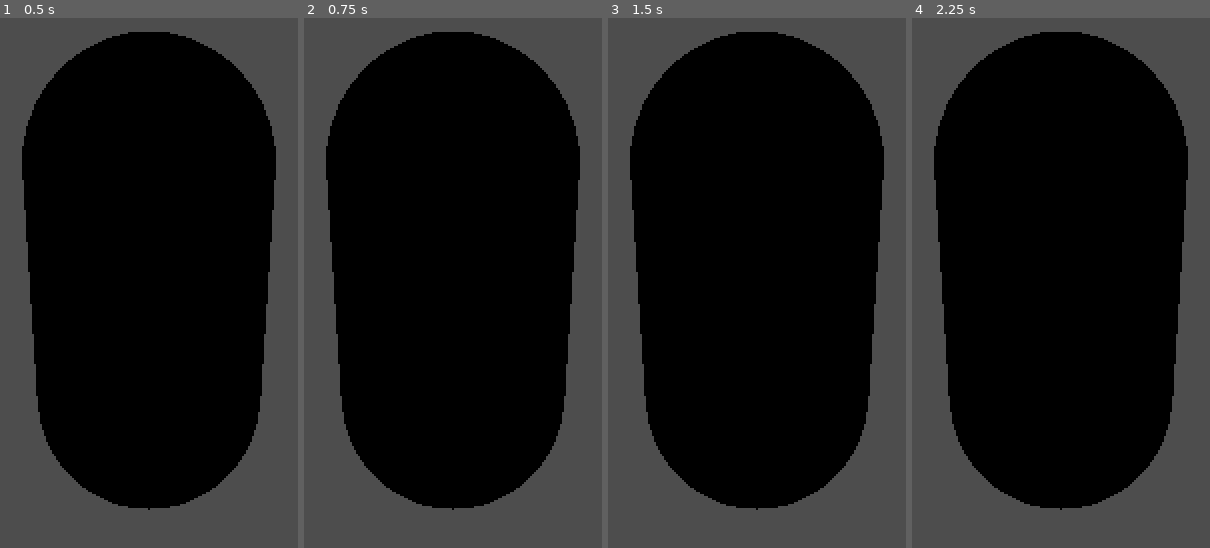
Above: before the commit, frames 1-4 (left to right).
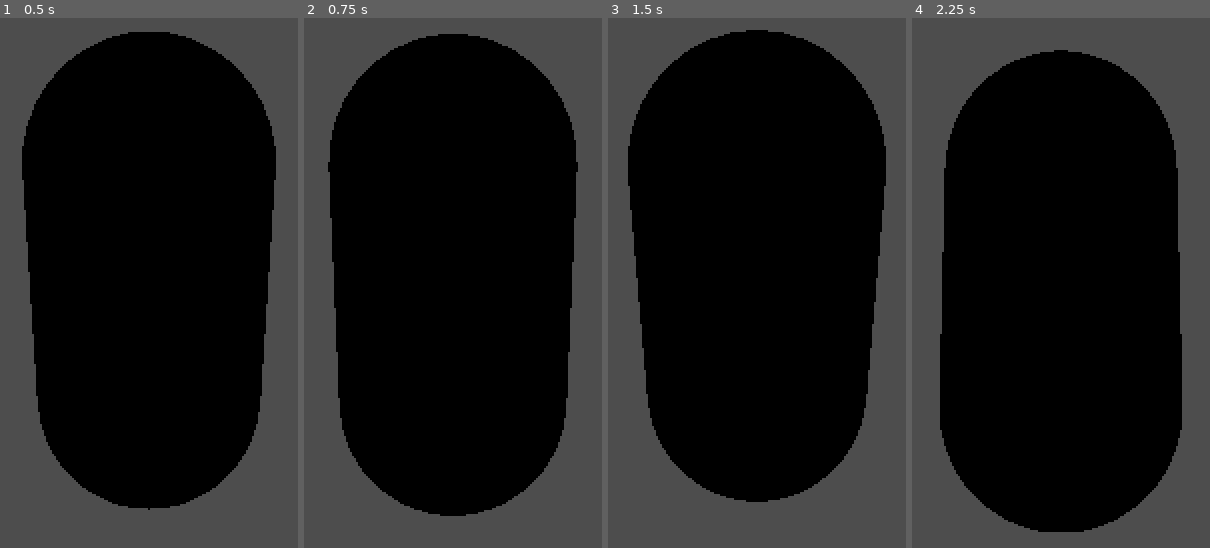
Above: after the commit, the same moments.

Repository: SuperTNT-Code/GalcatiForge
Game: Godot game, scene res://actors/player/player.tscn
The game is run twice, just before and just after one commit, with the same random seed, the same clock (stepped at 60 frames per second) and the same inputs. Before the commit the project has no main scene; this scene is started directly in both runs.
Inputs (mouse positions are in pixels of both pictures, inside the frame that each line leads up to):
- Up to frame 1 (0.5 s): no input
- Up to frame 2 (0.75 s): tap Enter at 0.5 s; move the mouse to (outside the picture) at 0.52 s; hold D (move_right) from 0.53 s (still down); tap Space (jump) at 0.6 s
- Up to frame 3 (1.5 s): tap Space (jump) at 0.77, 1.07, 1.25, 1.35 s; move the mouse to (outside the picture) at 1.27 s; release D (move_right) at 1.28 s; hold S (move_back) from 1.28 s (still down)
- Up to frame 4 (2.25 s): tap Space (jump) at 1.52, 1.82, 2.1 s; tap Enter at 2 s; move the mouse to (outside the picture) at 2.02 s; release S (move_back) at 2.03 s; hold D (move_right) from 2.03 s (still down)

Frame 1 is identical in both runs. In frame 2, 2.2% of the frame differs, in the area x 7-93%, y 2-94%; in frame 3, 2.0%; in frame 4, 9.9%, in the area x 7-93%, y 2-97%.

Commit message:
Fixed the player movement and added a plane for testing the movement
Had problems with my first player movement script and camera, so I learnt how to attatch the script directly to the body which fixed it

Diff:
--- /dev/null
+++ b/actors/player/player.gd
@@ -0,0 +1,69 @@
+extends CharacterBody3D
+
+# Player movement properties
+@export var move_speed: float = 5.0
+@export var jump_force: float = 4.5
+@export var acceleration: float = 10.0 # How quickly the player gets to full speed
+@export var air_acceleration: float = 2.0  # Slower acceleration in the air
+@export var gravity: float = 9.8
+
+# Camera control properties
+@export var camera_sensitivity: float = 0.003
+@export var camera_pitch_max_degrees: float = 60.0
+@export var camera_pitch_min_degrees: float = -70.0
+
+# Node References
+# The CameraPivot should be a child of this CharacterBody3D
+@onready var camera_pivot: Node3D = $CameraPivot
+
+# Camera rotation state
+var camera_pitch: float = 0.0 # Vertical look (up/down)
+
+func _ready():
+	# Capture the mouse so it's not visible and is locked to the center of the window
+	Input.set_mouse_mode(Input.MOUSE_MODE_CAPTURED)
+
+func _input(event):
+	# Handle mouse look
+	if event is InputEventMouseMotion and Input.get_mouse_mode() == Input.MOUSE_MODE_CAPTURED:
+		# Rotate the entire player body left/right (yaw)
+		rotate_y(-event.relative.x * camera_sensitivity)
+
+		# Adjust camera pitch (up/down)
+		camera_pitch -= event.relative.y * camera_sensitivity
+		# Clamp the vertical look to avoid flipping the camera
+		camera_pitch = clamp(camera_pitch, deg_to_rad(camera_pitch_min_degrees), deg_to_rad(camera_pitch_max_degrees))
+
+		# Apply the pitch rotation only to the camera pivot
+		camera_pivot.rotation.x = camera_pitch
+
+func _physics_process(delta):
+	# --- Gravity ---
+	if not is_on_floor():
+		velocity.y -= gravity * delta
+
+	# --- Jumping ---
+	if Input.is_action_just_pressed("jump") and is_on_floor():
+		velocity.y = jump_force
+
+	# --- Movement ---
+	# Get player input for movement
+	var input_dir = Input.get_vector("move_left", "move_right", "move_forward", "move_back")
+
+	# Use the CharacterBody's own transform basis to get the correct world direction
+	var direction = (transform.basis * Vector3(input_dir.x, 0, input_dir.y)).normalized()
+
+	# Choose acceleration based on whether we are on the ground or in the air
+	var current_accel = acceleration if is_on_floor() else air_acceleration
+
+	# Create a target velocity
+	var target_velocity = direction * move_speed
+
+	# Use lerp (linear interpolation) for smooth acceleration and deceleration
+	# We only want to affect the horizontal (x, z) plane
+	velocity.x = lerp(velocity.x, target_velocity.x, current_accel * delta)
+	velocity.z = lerp(velocity.z, target_velocity.z, current_accel * delta)
+
+	# --- Finalize Movement ---
+	# This function applies the velocity and handles collisions
+	move_and_slide()
--- a/actors/player/player.tscn
+++ b/actors/player/player.tscn
@@ -1,4 +1,6 @@
-[gd_scene load_steps=3 format=3 uid="uid://60hdu1t7ptef"]
+[gd_scene load_steps=4 format=3 uid="uid://60hdu1t7ptef"]
+
+[ext_resource type="Script" uid="uid://cfnyip2cu25gw" path="res://actors/player/player.gd" id="1_nvxhs"]
 
 [sub_resource type="CapsuleMesh" id="CapsuleMesh_6uhly"]
 
@@ -7,6 +9,7 @@
 [node name="Player" type="Node3D"]
 
 [node name="CharacterBody" type="CharacterBody3D" parent="."]
+script = ExtResource("1_nvxhs")
 
 [node name="MeshInstance3D" type="MeshInstance3D" parent="CharacterBody"]
 mesh = SubResource("CapsuleMesh_6uhly")
@@ -15,7 +18,7 @@
 [node name="CollisionShape3D" type="CollisionShape3D" parent="CharacterBody"]
 shape = SubResource("CapsuleShape3D_nvxhs")
 
-[node name="CameraPivot" type="Node3D" parent="."]
+[node name="CameraPivot" type="Node3D" parent="CharacterBody"]
 
-[node name="Camera3D" type="Camera3D" parent="CameraPivot"]
+[node name="Camera3D" type="Camera3D" parent="CharacterBody/CameraPivot"]
 transform = Transform3D(1, 0, 0, 0, 0.951568, 0.30744, 0, -0.30744, 0.951568, 0, 0.693138, 2.41648)
--- a/project.godot
+++ b/project.godot
@@ -11,6 +11,7 @@
 [application]
 
 config/name="GalactiForge"
+run/main_scene="uid://60hdu1t7ptef"
 config/features=PackedStringArray("4.4", "Forward Plus")
 config/icon="res://icon.svg"
 
--- /dev/null
+++ b/world/ground.tscn
@@ -0,0 +1,15 @@
+[gd_scene load_steps=3 format=3 uid="uid://bcgutupwox4bi"]
+
+[sub_resource type="PlaneMesh" id="PlaneMesh_a4qyb"]
+size = Vector2(20, 20)
+
+[sub_resource type="BoxShape3D" id="BoxShape3D_tukjg"]
+
+[node name="Ground" type="StaticBody3D"]
+
+[node name="MeshInstance3D" type="MeshInstance3D" parent="."]
+mesh = SubResource("PlaneMesh_a4qyb")
+
+[node name="CollisionShape3D" type="CollisionShape3D" parent="."]
+transform = Transform3D(20, 0, 0, 0, 0.1, 0, 0, 0, 20, 0, 0, 0)
+shape = SubResource("BoxShape3D_tukjg")
--- /dev/null
+++ b/world/main.tscn
@@ -0,0 +1,15 @@
+[gd_scene load_steps=3 format=3 uid="uid://dsk01e1efpru3"]
+
+[ext_resource type="PackedScene" uid="uid://60hdu1t7ptef" path="res://actors/player/player.tscn" id="1_hyim0"]
+[ext_resource type="PackedScene" uid="uid://bcgutupwox4bi" path="res://world/ground.tscn" id="2_4f7fj"]
+
+[node name="World" type="Node3D"]
+
+[node name="Player" parent="." instance=ExtResource("1_hyim0")]
+transform = Transform3D(1, 0, 0, 0, 1, 0, 0, 0, 1, 0, 2, 0)
+
+[node name="Ground" parent="." instance=ExtResource("2_4f7fj")]
+
+[node name="DirectionalLight3D" type="DirectionalLight3D" parent="."]
+transform = Transform3D(1, 0, 0, 0, 1, 0, 0, 0, 1, 20.4054, 9.58402, -15.6956)
+light_color = Color(1, 0.90728, 0.773744, 1)
Not shown, added: actors/player/player.gd.uid
